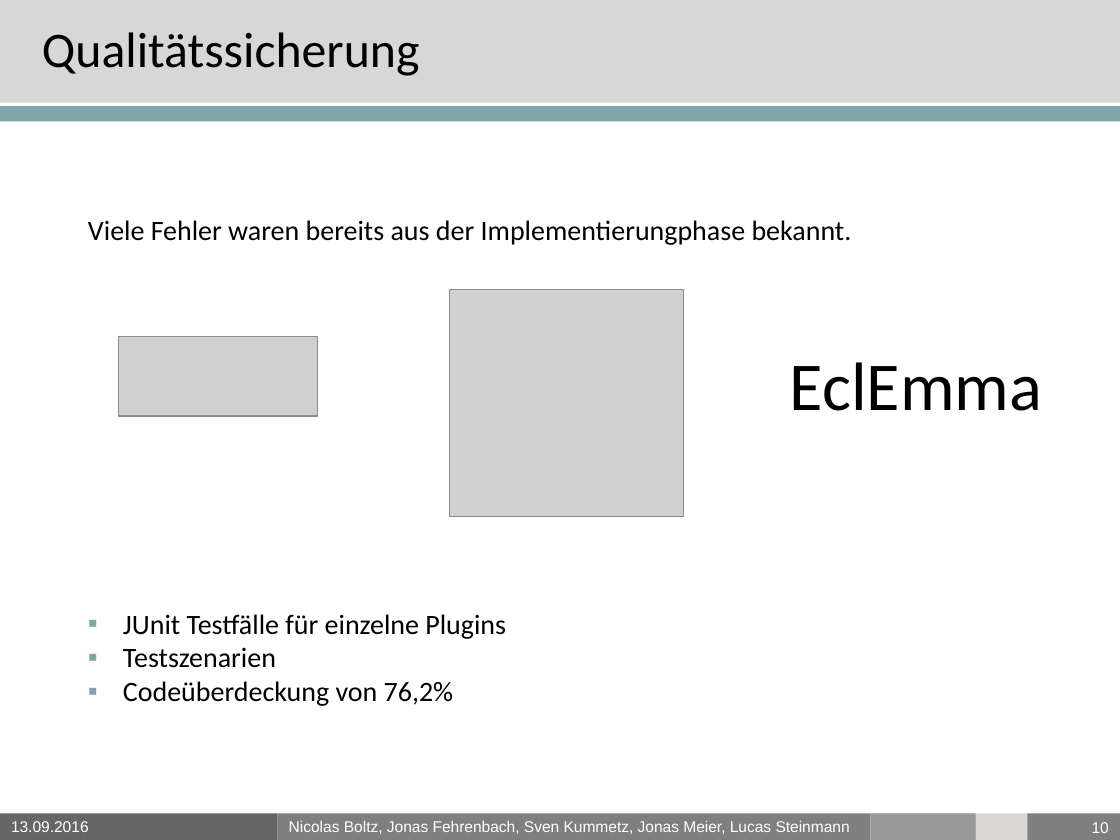
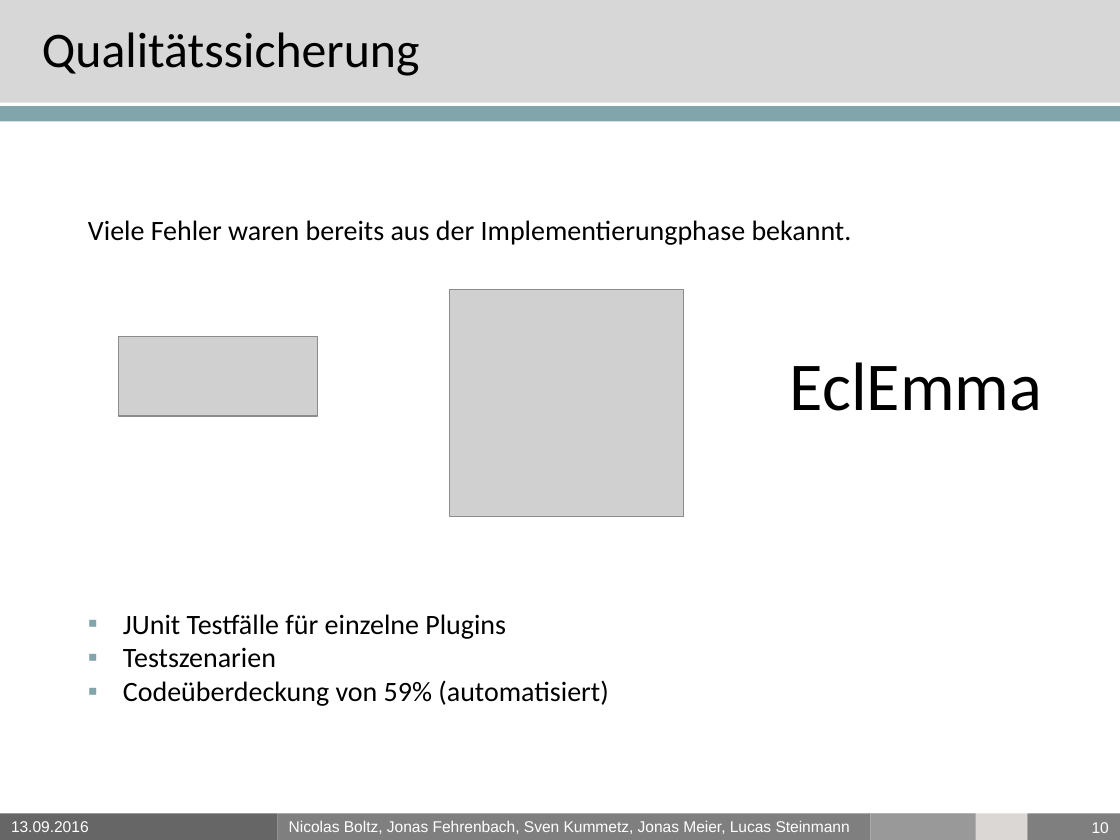
Before and after one commit to PSEProgrammgraphen/PSEDokumente, a slide deck: slide 10 of final/presentation.pptx. Drawn at 1120x840 pixels with LibreOffice and Linux fonts; fonts in the diff are those of the drawing; grey boxes stand for pictures; background and template pictures are left out. Boxes give left, top, right and bottom in pixels: in the first picture for what was removed or moved away, otherwise in the second. Text is boxed around its words. In the diff, an @@ line names an element or a change of style, - is before the commit and + after.

```diff
--- a/final/presentation.pptx
+++ b/final/presentation.pptx
@@ text at (123,680,608,706): text changed @@
-▪ Codeüberdeckung von 76,2%
+▪ Codeüberdeckung von 59% (automatisiert)
```
Also in this commit, not shown: 2 other slides changed, 1 other file.
